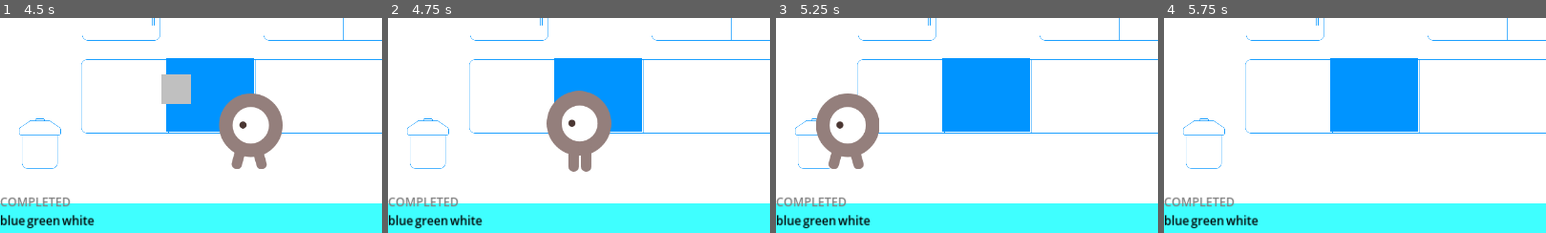
Above: before the commit, frames 1-4 (left to right).
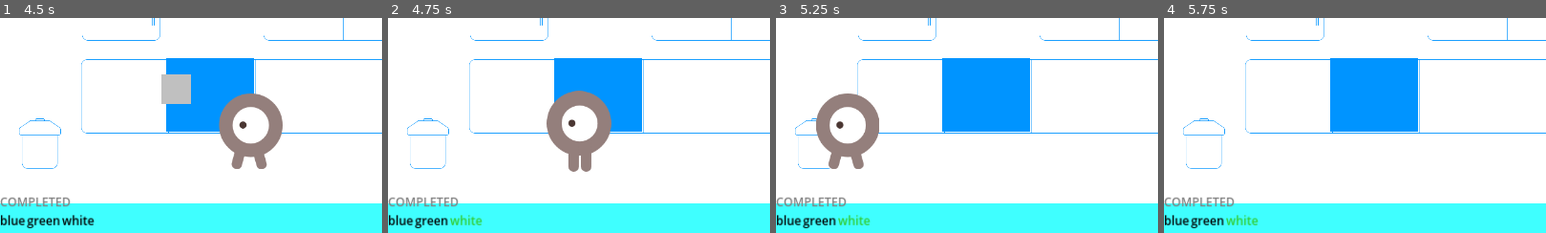
Above: after the commit, the same moments.

Repository: anj0la/BakingFrenzy
Game: Godot game, scene res://scenes/Game.tscn
Same seed, same stepped clock (60 frames per second), same inputs: the game is played once before the commit and once after it. The project has no main scene, so this scene is started directly.
Inputs:
- Up to frame 1 (4.5 s): hold Right (move_right) 0.53-1.28 s; hold Left (move_left) 1.28-2.03 s; hold Right (move_right) 2.03-3.53 s; hold Left (move_left) from 3.53 s (still down)
- Up to frame 2 (4.75 s): keep holding Left (move_left)
- Up to frame 3 (5.25 s): keep holding Left (move_left)
- Up to frame 4 (5.75 s): keep holding Left (move_left)
The pictures show only the part of the screen within x 0-50%, y 38-88%; the shares and areas given below are measured in that part.

Frame 1 is identical in both runs. In frame 2, 0.3% of the frame differs, in the area x 16-25%, y 91-97%; in frame 3, 0.3%; in frame 4, 0.3%.

Commit message:
Fixed NPC entering and exiting, working as intended. Added colours to indicate compeletion (switch with checkmarks).

Diff:
--- a/scenes/NPC.tscn
+++ b/scenes/NPC.tscn
@@ -49,7 +49,4 @@
 [node name="CollisionShape2D" type="CollisionShape2D" parent="Area2D"]
 shape = SubResource("CapsuleShape2D_igwdh")
 
-[node name="ExitTimer" type="Timer" parent="."]
-
 [connection signal="body_entered" from="Area2D" to="." method="_on_area_2d_body_entered"]
-[connection signal="timeout" from="ExitTimer" to="." method="_on_exit_timer_timeout"]
--- a/scripts/Game.gd
+++ b/scripts/Game.gd
@@ -22,7 +22,12 @@
 
 func _on_countdown_timer_timeout() -> void:
 	time_left -= 1
-	$HUD.update_time_indicator(time_left)
+	if time_left >= 0:
+		$HUD.update_time_indicator(time_left)
+	else:
+		print('GAME OVER!')
+		# NOTE: We would display a popup screen showing the coins earned, customers served, total coins earned, and total customers served.
+		# NOTE: Then, we would change the scene back to either a) the main menu or b) the level menu.
 
 # Creates a new ingredient every time the timer is completed.
 func _on_ingredient_timer_timeout() -> void:
@@ -61,6 +66,7 @@
 			if $NPC.check_if_in_order(body.ingredient_name):
 				print('Collected a correct ingredient!')
 				$NPC.increase_collected_count(body.ingredient_name)
+				$HUD.update_ingredient_completion(body.ingredient_name)
 			else:
 				print('Uh oh. Collected the wrong ingredient!')
 				$NPC.mark_incorrect_ingredient()
@@ -70,6 +76,7 @@
 
 # Activates oven detection to bake the ingredients.
 func _on_npc_bake_ingredients() -> void:
+	$HUD.update_order_status(true)
 	$Oven.activate_oven_detection()
 
 # Activates sale counter detection to sell the order.
@@ -89,11 +96,12 @@
 	$NPC.exit()
 	coins_earned += 100
 	customers_served += 1
-	# Wait for recipe to be sold from SaleCounter.
-	# Once sold, generate a new recipe.
-	# Generate a new recipe (resets all flags).
-	print("Current coins earned: ", coins_earned)
-	print("Total customers served: ", customers_served)
+	$HUD.update_coins(coins_earned)
+	$HUD.update_customers_served(customers_served)
+	$HUD.update_order_status(false)
 	$NPC.generate_order()
+	# NOTE: Temp function to display ingredients. Replace with $HUD.update_order_image(selected_order[0])
+	$HUD.reset_ingredient_completion()
+	$HUD.update_list_ingredients($NPC.selected_order[1][0], $NPC.selected_order[1][1], $NPC.selected_order[1][2])
 	# $NPC.enter()
 	print($NPC.selected_order)
--- a/scripts/HUD.gd
+++ b/scripts/HUD.gd
@@ -1,6 +1,8 @@
 extends CanvasLayer
 
 const BASE_RATE: int = 5
+const FINAL_HOUR: int = 5
+const CLOSED_HOUR: int = 6
 # May store the following array into a CustomResource file.
 const GOALS: Array = [{"name": "goal_coins", "target": 500}, {"name": "goal_customers", "target": 10}]
 @export var seconds_per_in_game_hour: int = 12 # 6, 12, 18
@@ -35,6 +37,7 @@
 
 	# Display in HUD
 	_display_time_in_hud(current_in_game_hour)
+	_update_open_status(current_in_game_hour)
 
 # Resets the time indicator.
 func reset_time_indicator() -> void:
@@ -74,6 +77,17 @@
 func update_order_state(new_state: String) -> void:
 	$MainControl/OrderStateContainer/OrderState.text = new_state
 
+
+func _update_open_status(in_game_hour: float) -> void:
+	if int(in_game_hour) == FINAL_HOUR:
+		# NOTE: We would add flashing animations to showcase that the store is closing soon.
+		$MainControl/StatusTimeContainer/OpenStatus.text = "CLOSING"
+		$MainControl/StatusTimeContainer/OpenStatus.add_theme_color_override("font_color", Color.ORANGE)
+	elif int(in_game_hour) == CLOSED_HOUR:
+		$MainControl/StatusTimeContainer/OpenStatus.text = "CLOSED"
+		$MainControl/StatusTimeContainer/OpenStatus.add_theme_color_override("font_color", Color.BLACK)
+
+
 # Displays the in-game time on the HUD.
 func _display_time_in_hud(in_game_hour: float) -> void:
 	# Get hours, minutes and AM/PM indicator.
@@ -89,7 +103,7 @@
 	# Format minutes with padding.
 	var display_minutes = str(minutes).pad_zeros(2)
 	var in_game_hour_str = str(display_hour) + ":" + display_minutes + am_pm_indicator
-	print(str(display_hour) + ":" + display_minutes + am_pm_indicator)
+	# print(str(display_hour) + ":" + display_minutes + am_pm_indicator)
 	$MainControl/StatusTimeContainer/TimeIndicator.text = in_game_hour_str
 
 # Updates the list of ingredients. TODO: Replace with order image.
@@ -97,6 +111,19 @@
 	$MainControl/OrderStatusContainer/IngredientsTempContainer/FirstIngredientName.text = first_name
 	$MainControl/OrderStatusContainer/IngredientsTempContainer/SecondIngredientName.text = second_name
 	$MainControl/OrderStatusContainer/IngredientsTempContainer/ThirdIngredientName.text = third_name
+
+func update_ingredient_completion(ingredient_name: String) -> void:
+	if $MainControl/OrderStatusContainer/IngredientsTempContainer/FirstIngredientName.text == ingredient_name:
+		$MainControl/OrderStatusContainer/IngredientsTempContainer/FirstIngredientName.add_theme_color_override("font_color", Color.LIME_GREEN)
+	elif $MainControl/OrderStatusContainer/IngredientsTempContainer/SecondIngredientName.text == ingredient_name:
+		$MainControl/OrderStatusContainer/IngredientsTempContainer/SecondIngredientName.add_theme_color_override("font_color", Color.LIME_GREEN)
+	else:
+		$MainControl/OrderStatusContainer/IngredientsTempContainer/ThirdIngredientName.add_theme_color_override("font_color", Color.LIME_GREEN)
+
+func reset_ingredient_completion() -> void:
+	$MainControl/OrderStatusContainer/IngredientsTempContainer/FirstIngredientName.add_theme_color_override("font_color", Color.BLACK)
+	$MainControl/OrderStatusContainer/IngredientsTempContainer/SecondIngredientName.add_theme_color_override("font_color", Color.BLACK)
+	$MainControl/OrderStatusContainer/IngredientsTempContainer/ThirdIngredientName.add_theme_color_override("font_color", Color.BLACK)
 
 # Generates a goal.
 # To do so, need to have goals separated into 2 categories: goal_coins & goal_customers
--- a/scripts/NPC.gd
+++ b/scripts/NPC.gd
@@ -55,8 +55,8 @@
 
 		# Delays reentering of NPC.
 		if _is_off_screen():
-			movement_stage = MovementStage.REENTERING
-			$ExitTimer.start()
+			movement_stage = MovementStage.ENTERING
+			# $ExitTimer.start()
 
 	# Animate the NPC movement.
 	if velocity.x != 0:
@@ -130,6 +130,7 @@
 
 # Moves the NPC out of the screen.
 func exit() -> void:
+	npc_at_counter = false # Make sure npc_at_counter is false when exiting.
 	movement_stage = MovementStage.EXITING
 
 # Selects a random order. TODO: Update to select a random NPC which will have an order attached to them to make gameplay more realistic.
@@ -138,16 +139,16 @@
 	var rand_key = orders.keys()[rand_index]
 	return [rand_key, orders[rand_key]] # selected_order[0] = recipe name, selected_order[1] = ["ingredient_1", ... "ingredient_n"]
 
-func _on_exit_timer_timeout():
-	# Set movement stage to ENTERING.
-	movement_stage = MovementStage.ENTERING
-	# Set NPC counter flag to false.
-	npc_at_counter = false
-
 # Checks if the NPC is out of the screen.
 func _is_off_screen():
 	return position.x > screen_size.x + OFFSET
 
 func _on_area_2d_body_entered(body: Node2D) -> void:
+	print('NPC at counter: ', npc_at_counter)
+	print('The body the NPC entered in is: ', body.name)
 	if body.name == 'SaleCounter':
 		npc_at_counter = true
+		print('NPC at counter inside: ', npc_at_counter)
+		# movement_stage = MovementStage.WAITING
+		# Allow NPC to collide into Area2D again.
+		$Area2D/CollisionShape2D.set_deferred("disabled", false)
--- a/scripts/SaleCounter.gd
+++ b/scripts/SaleCounter.gd
@@ -10,16 +10,14 @@
 
 # Handles sale counter detection, activating a timer to represent the baking process.
 func _on_area_2d_body_entered(_body: Node2D) -> void:
-	print('ACTIVATED?: ', activated)
 	if activated:
 		print('Activated.')
 		print('Selling...')
 		# await get_tree().create_timer(0.25).timeout # Wait 0.25 seconds for selling process.
 		activated = false # Stops oven detection.
-		# Emit signal that the recipe has been sold.
-		order_sold.emit("Sold recipe!")
+		# Emit signal that the order has been sold.
+		order_sold.emit("Sold order!")
 
 # Activates sale counter detection.
 func activate_sale_detection():
-	print('DOES THIS WORK?')
 	activated = true
